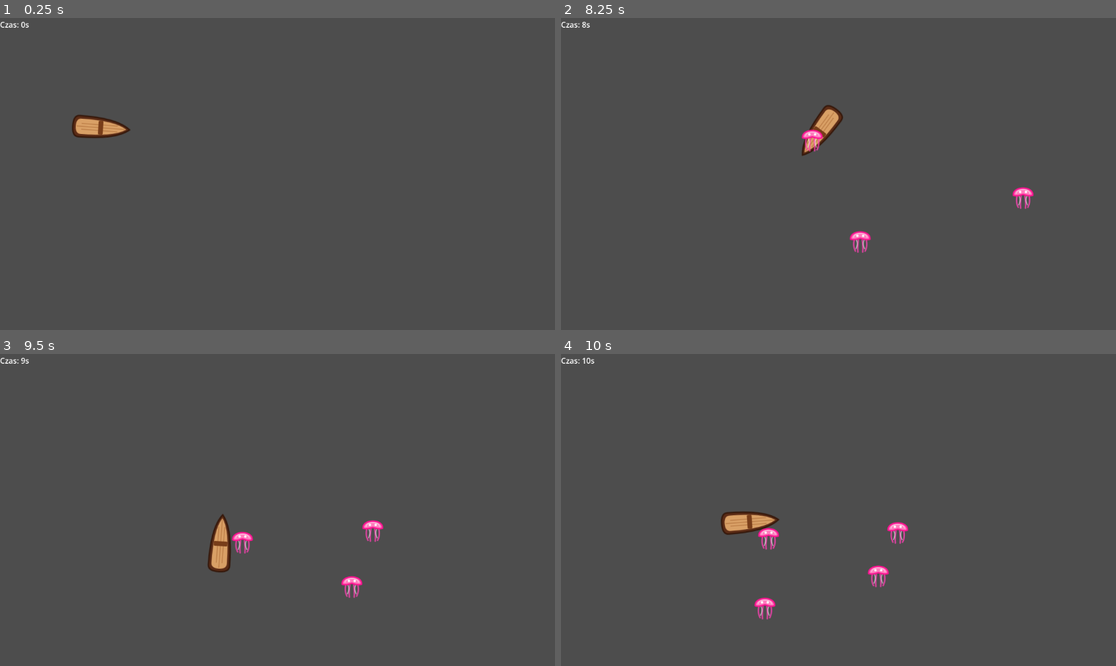
Above: before the commit, frames 1-4 (two rows, left to right).
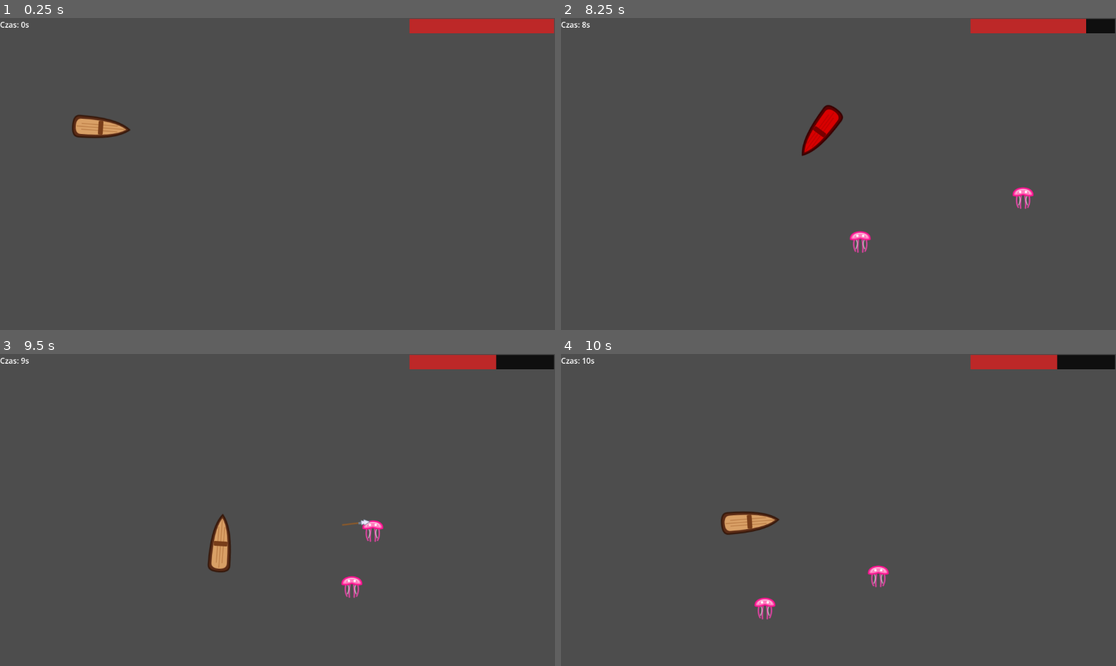
Above: after the commit, the same moments.

Repository: stap1/SCIM
Game: Godot game, scene res://scenes/Main.tscn
Same seed, same stepped clock (60 frames per second), same inputs: the game is played once before the commit and once after it. This scene is started directly instead of the project's main scene. Sound files missing from this copy of the repository are replaced by a short silence.
Inputs:
- Up to frame 1 (0.25 s): no input
- Up to frame 2 (8.25 s): tap Enter at 0.5 s; hold Right 0.53-1.28 s; hold Down 1.28-2.03 s; hold Right 2.03-2.78 s; hold Up 2.78-3.53 s; hold Left 3.53-5.03 s; hold Down 5.03-5.78 s; hold Right 5.78-6.53 s; hold Up 6.53-7.28 s; hold Right 7.28-8.03 s; hold Down from 8.03 s (still down)
- Up to frame 3 (9.5 s): release Down at 8.78 s; hold Left from 8.78 s (still down)
- Up to frame 4 (10 s): release Left at 9.53 s; hold Up from 9.53 s (still down)

The runs differ from the first frame. In frame 1, 1.2% of the frame differs, in the area x 73-100%, y 0-5%; in frame 2, 1.8%, in the area x 43-100%, y 0-44%; in frame 3, 1.4%; in frame 4, 1.5%.

Commit message:
zaimplementowano ekran Game Over z płynnym wejściem i restartem
- Naprawiono "friendly fire" harpunów (teraz ranią tylko grupę 'enemies').
- Zablokowano strzelanie z broni oraz spawner meduz po śmierci łodzi.
- Stworzono GameOverScreen (przyciemnione tło, napis, przycisk restartu).
- Dodano efekt "Juice" – płynne wyłanianie się ekranu śmierci za pomocą Tweena.
- Spięto logikę przycisku do pełnego restartu obecnej sceny.

Diff:
--- a/scenes/Main.tscn
+++ b/scenes/Main.tscn
@@ -2,6 +2,12 @@
 
 [ext_resource type="Script" uid="uid://dojtumr0hthqr" path="res://scripts/systems/main.gd" id="1_elqb8"]
 [ext_resource type="PackedScene" uid="uid://df7rbwsa6d6ec" path="res://scenes/player/boat.tscn" id="3_sugp2"]
+
+[sub_resource type="StyleBoxFlat" id="StyleBoxFlat_0wfyh"]
+bg_color = Color(0.06, 0.06, 0.06, 1)
+
+[sub_resource type="StyleBoxFlat" id="StyleBoxFlat_sugp2"]
+bg_color = Color(0.74, 0.1554, 0.1554, 1)
 
 [node name="Main" type="Node2D" unique_id=1150465566]
 position = Vector2(210, 228)
@@ -18,3 +24,42 @@
 offset_right = -170.0
 offset_bottom = -203.0
 text = "Czas: 0s"
+
+[node name="HealthBar" type="ProgressBar" parent="." unique_id=569739484]
+offset_left = 640.0
+offset_top = -226.0
+offset_right = 940.0
+offset_bottom = -196.0
+theme_override_styles/background = SubResource("StyleBoxFlat_0wfyh")
+theme_override_styles/fill = SubResource("StyleBoxFlat_sugp2")
+show_percentage = false
+
+[node name="GameOverScreen" type="CanvasLayer" parent="." unique_id=883235372]
+
+[node name="ColorRect" type="ColorRect" parent="GameOverScreen" unique_id=307616514]
+visible = false
+anchors_preset = 15
+anchor_right = 1.0
+anchor_bottom = 1.0
+grow_horizontal = 2
+grow_vertical = 2
+color = Color(0.09, 0.09, 0.09, 0.7058824)
+
+[node name="Label" type="Label" parent="GameOverScreen/ColorRect" unique_id=1579067598]
+layout_mode = 0
+offset_left = 365.0
+offset_top = 232.0
+offset_right = 777.0
+offset_bottom = 331.0
+theme_override_colors/font_color = Color(1, 0.41000003, 0.41000003, 1)
+theme_override_font_sizes/font_size = 72
+text = "GAME OVER"
+
+[node name="RestartButton" type="Button" parent="GameOverScreen/ColorRect" unique_id=722818110]
+layout_mode = 0
+offset_left = 219.0
+offset_top = 318.0
+offset_right = 955.0
+offset_bottom = 425.0
+theme_override_font_sizes/font_size = 28
+text = "SPRÓBUJ PONOWNIE"
--- a/scripts/player/boat.gd
+++ b/scripts/player/boat.gd
@@ -1,18 +1,30 @@
 extends CharacterBody2D
 
-@export var max_speed: float = 220.0     # Zmniejszamy prędkość maksymalną, żeby łatwiej było panować nad łodzią
-@export var acceleration: float = 600.0  # Zwiększamy przyspieszenie – łódź szybciej reaguje na kliknięcie i nie muli na starcie
-@export var friction: float = 700.0      # Dużo większe hamowanie! Teraz łódź szybciej się zatrzymuje i mniej "driftuje" na wodzie
-@export var rotation_speed: float = 5.0  # Trochę wolniejszy obrót kadłuba, żeby nie kręciła się jak szalona
+@export var max_speed: float = 220.0
+@export var acceleration: float = 600.0
+@export var friction: float = 700.0
+@export var rotation_speed: float = 5.0
+
+# --- NOWE ZMIENNE DLA ZDROWIA ---
+@export var max_hp: float = 100.0
+var current_hp: float
 
 var harpoon_scene = preload("res://scenes/weapons/harpoon.tscn")
+@onready var weapon_timer: Timer = $WeaponTimer
+@onready var shoot_sound: AudioStreamPlayer2D = $ShootSound
 
-@onready var weapon_timer: Timer = $WeaponTimer
-# NOWE: Odniesienie do głośnika z dźwiękiem wystrzału w drzewie węzłów łodzi
-@onready var shoot_sound: AudioStreamPlayer2D = $ShootSound
+# Szukamy paska zdrowia w scenie głównej (rodzicu łodzi)
+@onready var health_bar: ProgressBar = get_parent().get_node("HealthBar")
 
 func _ready() -> void:
 	add_to_group("player")
+
+	# Ustawiamy HP na maksimum przy starcie
+	current_hp = max_hp
+	if health_bar:
+		health_bar.max_value = max_hp
+		health_bar.value = current_hp
+
 	if weapon_timer:
 		if weapon_timer.timeout.is_connected(_on_weapon_timer_timeout):
 			weapon_timer.timeout.disconnect(_on_weapon_timer_timeout)
@@ -22,10 +34,7 @@
 	_handle_movement(delta)
 	move_and_slide()
 
-	# PŁYNNE I MOBILNE OBRACANIE KADŁUBA:
-	# Jeśli łódź płynie, to zamiast natychmiastowego obrotu, używamy lerp_angle(),
-	# co daje piękny, płynny efekt skręcania łodzi na wodzie!
-	if velocity.length() > 10: # sprawdzamy czy na pewno płynie, a nie lekko drży
+	if velocity.length() > 10:
 		var target_angle = velocity.angle() + PI/2
 		rotation = rotate_toward(rotation, target_angle, rotation_speed * delta)
 
@@ -42,11 +51,37 @@
 
 	input_dir = input_dir.normalized()
 
-	# Płynne rozpędzanie i hamowanie na wodzie
 	if input_dir.length() > 0:
 		velocity = velocity.move_toward(input_dir * max_speed, acceleration * delta)
 	else:
 		velocity = velocity.move_toward(Vector2.ZERO, friction * delta)
+
+# --- OTRZYMYWANIE OBRAŻEŃ ---
+func take_damage(amount: float) -> void:
+	current_hp -= amount
+	print("Oberwałem! Zostało HP: ", current_hp)
+
+	if health_bar:
+		health_bar.value = current_hp
+
+	# Błysk na czerwono (Visual Feedback)
+	modulate = Color(1, 0, 0) # Zmienia kolor łodzi na czerwony
+	await get_tree().create_timer(0.15).timeout
+	modulate = Color(1, 1, 1) # Wraca do normalnych kolorów
+
+	# Sprawdzamy czy łódź zatonęła
+	if current_hp <= 0:
+		die()
+
+func die() -> void:
+	print("GAME OVER - Łódź zatonęła!")
+	GameState.is_game_over = true
+	hide() # Ukrywamy łódź
+	set_physics_process(false)
+
+	# KLUCZOWA POPRAWKA: Wyłączamy automat strzelający po śmierci łodzi!
+	if weapon_timer:
+		weapon_timer.stop()
 
 func _on_weapon_timer_timeout() -> void:
 	var enemies = get_tree().get_nodes_in_group("enemies")
@@ -73,6 +108,5 @@
 	harpoon.direction = shoot_dir
 	harpoon.rotation = shoot_dir.angle() + PI/2
 
-	# NOWE: Odpalenie dźwięku wystrzału z harpunu!
 	if shoot_sound:
 		shoot_sound.play()
--- a/scripts/systems/enemy.gd
+++ b/scripts/systems/enemy.gd
@@ -4,50 +4,43 @@
 var player_node = null
 
 func _ready():
-	# OTO TA BRAKUJĄCA LINIJKA – wrzucamy meduzę do grupy, żeby łódź ją widziała:
 	add_to_group("enemies")
-
-	# Szukamy nowej łodzi bezpiecznie przez Grupę "player"
 	player_node = get_tree().get_first_node_in_group("player")
 
-	# Odtwarzamy dźwięk spawnu/hitu
-	$SpawnSound.play()
+	if has_node("SpawnSound"):
+		$SpawnSound.play()
 
-	# Losujemy, ile sekund pożyje dany wróg (od 3 do 8 sekund)
-	var random_lifetime = randf_range(3.0, 8.0)
-	await get_tree().create_timer(random_lifetime).timeout
-	die()
+	# NOWE: Nasłuchujemy, czy meduza fizycznie wpadła na ciało gracza (łódź)
+	body_entered.connect(_on_body_entered)
 
 func _process(delta):
-	# Zabezpieczenie przed ruchem podczas pauzy globalnej
 	if GameState.is_paused or GameState.is_game_over:
 		return
 
-	# Jeśli nie mamy gracza lub referencja jest nieważna, szukamy go ponownie
 	if player_node == null or not is_instance_valid(player_node):
 		player_node = get_tree().get_first_node_in_group("player")
 
-	# Jeśli łódka jeszcze fizycznie nie zdążyła się załadować – czekamy na kolejną klatkę
 	if player_node == null:
 		return
 
-	# Prawdziwy, automatyczny ruch w stronę globalnej pozycji nowej łodzi
 	var direction = (player_node.global_position - global_position).normalized()
 	position += direction * speed * delta
 
-# Prawdziwa funkcja umierania, gotowa na dodanie strzelania!
 func die():
-	# 1. Zatrzymujemy wroga
 	set_process(false)
+	hide()
+	set_deferred("monitoring", false)
+	set_deferred("monitorable", false)
 
-	# 2. Ukrywamy wroga
-	hide()
+	if has_node("DeathSound"):
+		$DeathSound.play()
+		await $DeathSound.finished
 
-	# 3. Odtwarzamy dźwięk śmierci
-	$DeathSound.play()
+	queue_free()
 
-	# 4. Czekamy aż dźwięk przestanie grać
-	await $DeathSound.finished
-
-	# 5. Całkowicie usuwamy wroga
-	queue_free()
+# --- NOWA FUNKCJA: ZADAWANIE OBRAŻEŃ ---
+func _on_body_entered(body: Node2D) -> void:
+	# Sprawdzamy, czy obiekt z którym się zderzyliśmy to łódź gracza
+	if body.is_in_group("player") and body.has_method("take_damage"):
+		body.take_damage(20.0) # Zadajemy 20 pkt obrażeń
+		die() # Meduza wybucha po ugryzieniu (styl kamikadze)
--- a/scripts/systems/main.gd
+++ b/scripts/systems/main.gd
@@ -1,42 +1,66 @@
 extends Node2D
 
-# Ładujemy scenę wroga
 var enemy_scene = preload("res://scenes/enemies/enemy.tscn")
-
 @onready var spawn_timer = $Timer
-
-# NAPRAWIONE: Bezpośrednie odniesienie do nowego węzła TimeLabel w scenie głównej
 @onready var time_label: Label = $TimeLabel
 
+# Celujemy bezpośrednio w ColorRect, który teraz trzyma całe UI śmierci
+@onready var game_over_bg = $GameOverScreen/ColorRect
+@onready var restart_button = $GameOverScreen/ColorRect/RestartButton
+
 func _ready():
-	# Łączymy sygnał Timera z funkcją tworzącą wroga
 	spawn_timer.timeout.connect(_on_spawn_timer_timeout)
 
-	# Resetujemy czas globalny na starcie gry
+	GameState.is_game_over = false
+	if "is_paused" in GameState:
+		GameState.is_paused = false
 	if "time" in GameState:
 		GameState.time = 0.0
 
+	if restart_button:
+		restart_button.pressed.connect(_on_restart_pressed)
+
+	# Na starcie gry upewniamy się, że tło jest niewidoczne i przezroczyste
+	if game_over_bg:
+		game_over_bg.hide()
+		game_over_bg.modulate.a = 0.0
+
 func _process(delta: float) -> void:
-	# 1. Dodajemy upływający czas do zmiennej w GameState
-	if "is_paused" in GameState and not GameState.is_paused:
-		if "is_game_over" in GameState and not GameState.is_game_over:
-			GameState.time += delta
+	if not GameState.is_game_over:
+		GameState.time += delta
+		if time_label:
+			time_label.text = "Czas: " + str(int(GameState.time)) + "s"
 	else:
-		# Zabezpieczenie: jeśli nie ma jeszcze pauzy/game over w GameState, czas i tak leci
-		if not "is_paused" in GameState:
-			GameState.time += delta
+		# Odpalamy bajeranckie wejście tylko raz, gdy gracz umrze i tło wciąż jest schowane
+		if game_over_bg and not game_over_bg.visible:
+			trigger_game_over_effects()
 
-	# 2. Aktualizujemy napis na ekranie (str(int(...)) zamienia ułamki na ładne, równe sekundy)
-	if time_label:
-		time_label.text = "Czas: " + str(int(GameState.time)) + "s"
+func trigger_game_over_effects() -> void:
+	if game_over_bg:
+		game_over_bg.show() # Otwieramy zamknięte oko węzła w kodzie
+
+		# Animujemy płynne wyłonienie z mroku (od 0.0 do 1.0 w 0.6 sekundy)
+		var tween = create_tween()
+		tween.tween_property(game_over_bg, "modulate:a", 1.0, 0.6).set_trans(Tween.TRANS_SINE).set_ease(Tween.EASE_OUT)
+		print("Kinowy efekt Game Over działa perfekcyjnie!")
 
 func _on_spawn_timer_timeout():
+	if GameState.is_game_over:
+		return
+
+	var current_enemies = get_tree().get_nodes_in_group("enemies").size()
+	var dynamic_limit = 5 + int(GameState.time / 15.0)
+	var max_allowed = min(dynamic_limit, 30)
+
+	if current_enemies >= max_allowed:
+		return
+
 	var new_enemy = enemy_scene.instantiate()
-
-	# Losujemy pozycję na ekranie
 	var random_x = randf_range(100, 800)
 	var random_y = randf_range(100, 500)
 	new_enemy.position = Vector2(random_x, random_y)
 
 	add_child(new_enemy)
-	print("Pojawił się wróg!")
+
+func _on_restart_pressed():
+	get_tree().reload_current_scene()
--- a/scripts/weapons/harpoon.gd
+++ b/scripts/weapons/harpoon.gd
@@ -5,7 +5,7 @@
 
 var direction: Vector2 = Vector2.ZERO
 
-# NOWE: Referencja do głośnika z dźwiękiem trafienia w meduzę
+# Referencja do głośnika z dźwiękiem trafienia w meduzę
 @onready var hit_sound: AudioStreamPlayer2D = $HitSound
 
 func _ready() -> void:
@@ -22,14 +22,14 @@
 	if direction != Vector2.ZERO:
 		position += direction * speed * delta
 
-# TUTAJ WSKAKUJE TA FUNKCJA Z DŹWIĘKIEM ŚMIERCI:
+# NAPRAWIONA FUNKCJA - BRAK FRIENDLY FIRE
 func _on_any_collision(something: Node) -> void:
-	print("!!! KONTROLNY ALERT: Harpun fizycznie czegoś dotknął: ", something.name)
+	var enemy_node = null
 
-	var enemy_node = null
-	if something.has_method("die"):
+	# KLUCZOWA ZMIANA: Zanim każemy czemuś "umrzeć", upewniamy się, że to wróg (grupa "enemies")
+	if something.is_in_group("enemies") and something.has_method("die"):
 		enemy_node = something
-	elif something.get_parent() and something.get_parent().has_method("die"):
+	elif something.get_parent() and something.get_parent().is_in_group("enemies") and something.get_parent().has_method("die"):
 		enemy_node = something.get_parent()
 
 	if enemy_node:
